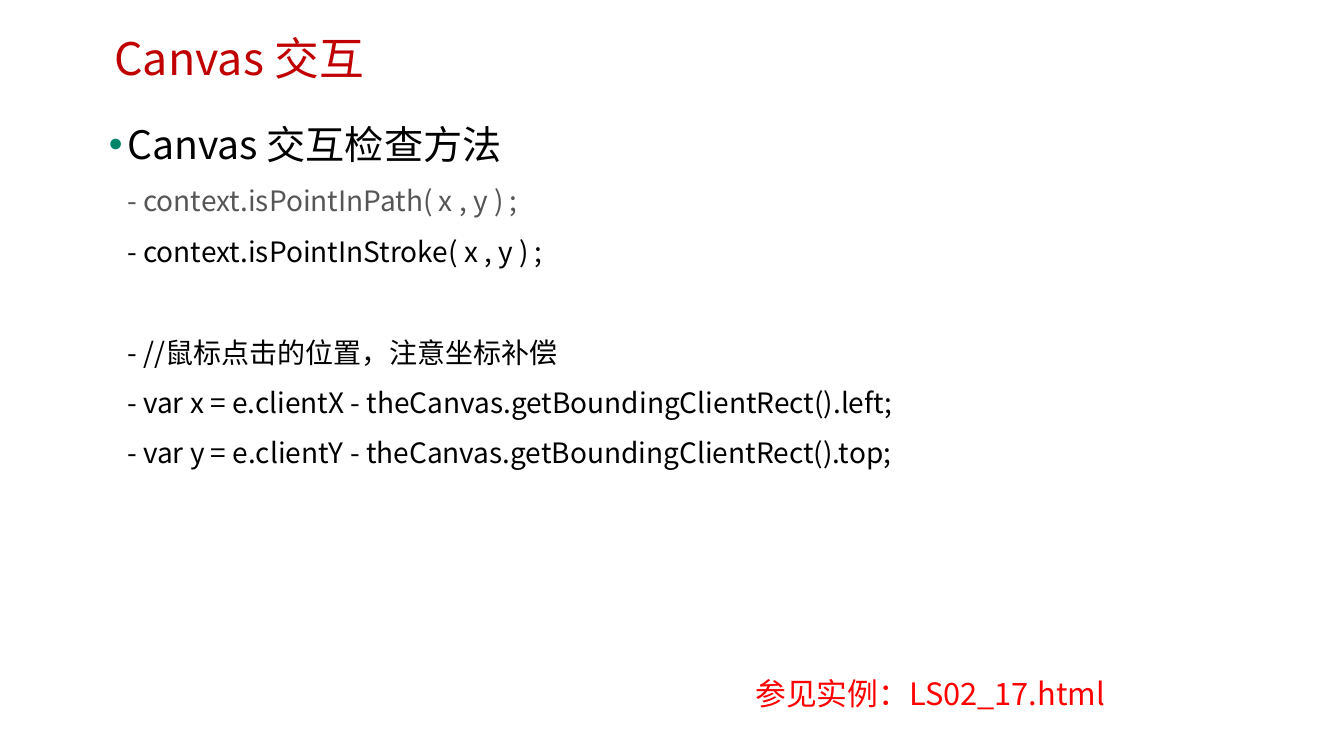
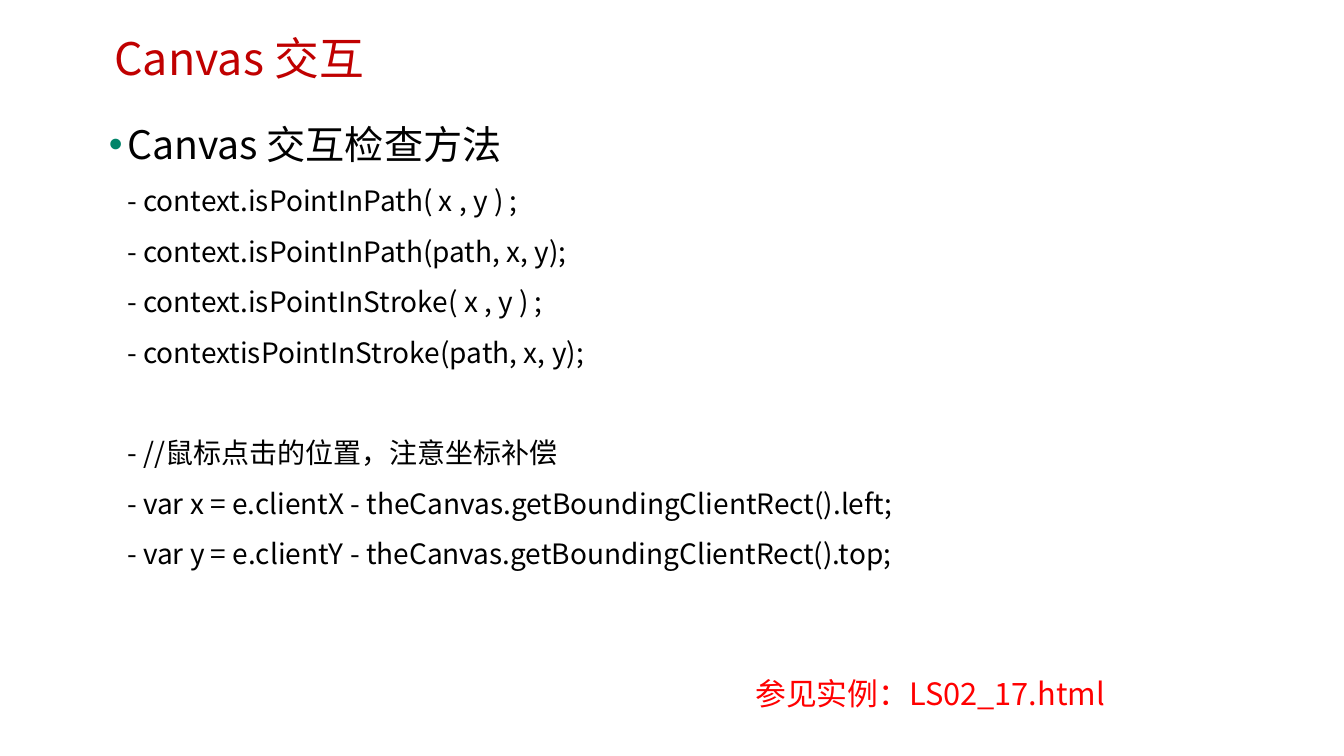
Before and after one commit to edu2act/course-H5-Animation-and-Game-Development, a slide deck: slide 42 of 课程PPT/（02）H5 Canvas图形绘制.pptx. Drawn at 1344x756 pixels with LibreOffice and Linux fonts; fonts in the diff are those of the drawing; background and template pictures are left out. Boxes give left, top, right and bottom in pixels: in the first picture for what was removed or moved away, otherwise in the second. Text is boxed around its words. In the diff, an @@ line names an element or a change of style, - is before the commit and + after.

```diff
--- a/课程PPT/（02）H5 Canvas图形绘制.pptx
+++ b/课程PPT/（02）H5 Canvas图形绘制.pptx
@@ text at (x1=127, y1=126, x2=893, y2=571): text changed @@
-• Canvas 交互检查方法
-  - context.isPointInPath( x , y ) ;
-  - context.isPointInStroke( x , y ) ;
-  - //鼠标点击的位置，注意坐标补偿
-  - var x = e.clientX - theCanvas.getBoundingClientRect().left;
-  - var y = e.clientY - theCanvas.getBoundingClientRect().top;
+• Canvas 交互检查方法
+  - context.isPointInPath( x , y ) ;
+  - context.isPointInPath(path, x, y);
+  - context.isPointInStroke( x , y ) ;
+  - contextisPointInStroke(path, x, y);
+  - //鼠标点击的位置，注意坐标补偿
+  - var x = e.clientX - theCanvas.getBoundingClientRect().left;
+  - var y = e.clientY - theCanvas.getBoundingClientRect().top;
```
Also in this commit, not shown: 3 other slides changed, 10 other files.
